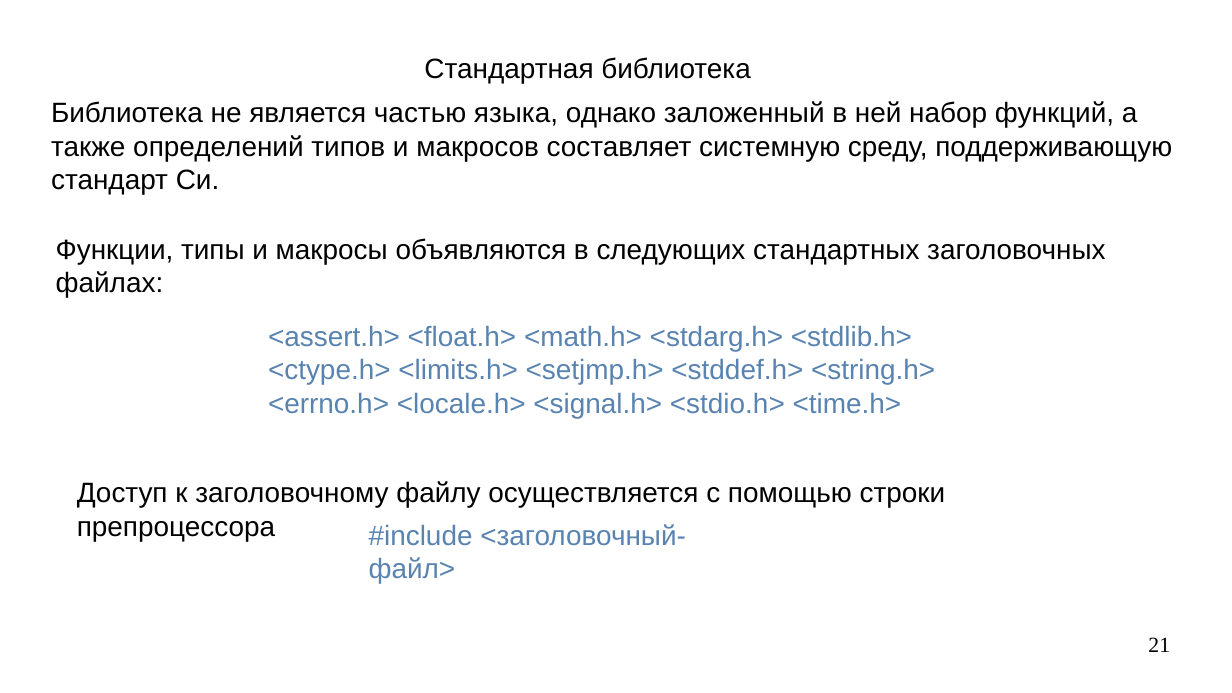
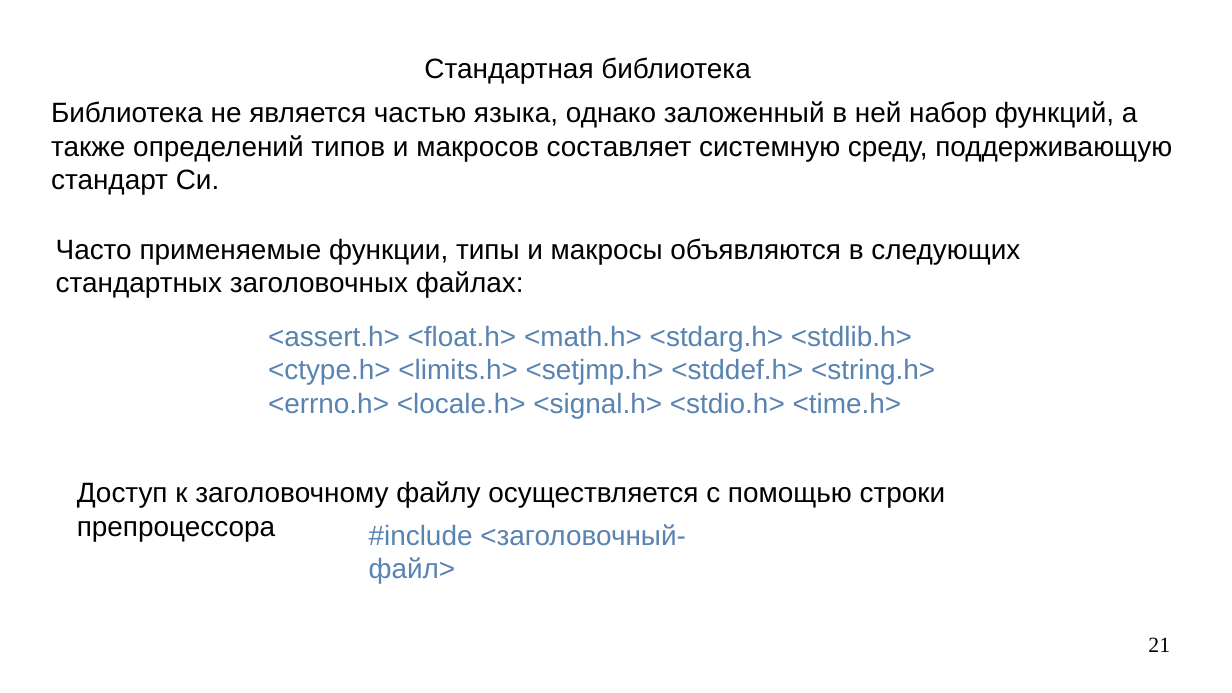
Before and after one commit to steelcraft/stud-lab, a slide deck: slide 21 of Лекции/CBCP01#L4.odp. Drawn at 1232x693 pixels with LibreOffice and Linux fonts; fonts in the diff are those of the drawing. Boxes give left, top, right and bottom in pixels: in the first picture for what was removed or moved away, otherwise in the second. Text is boxed around its words. In the diff, an @@ line names an element or a change of style, - is before the commit and + after.

```diff
--- a/Лекции/CBCP01#L4.odp
+++ b/Лекции/CBCP01#L4.odp
@@ text at (56, 238, 1020, 298): text changed @@
-Функции, типы и макросы объявляются в следующих стандартных заголовочных файлах:
+Часто применяемые функции, типы и макросы объявляются в следующих стандартных заголовочных файлах:
```
Also in this commit, not shown: 4 other slides changed, 1 slide added, 1 slide removed.
